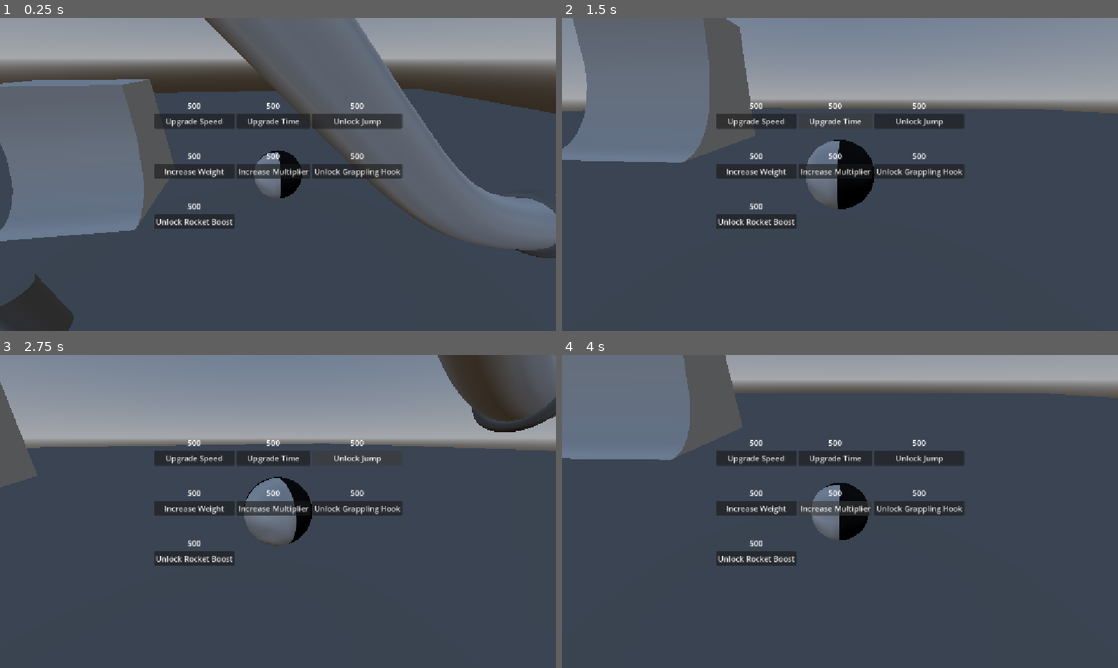
Above: before the commit, frames 1-4 (two rows, left to right).
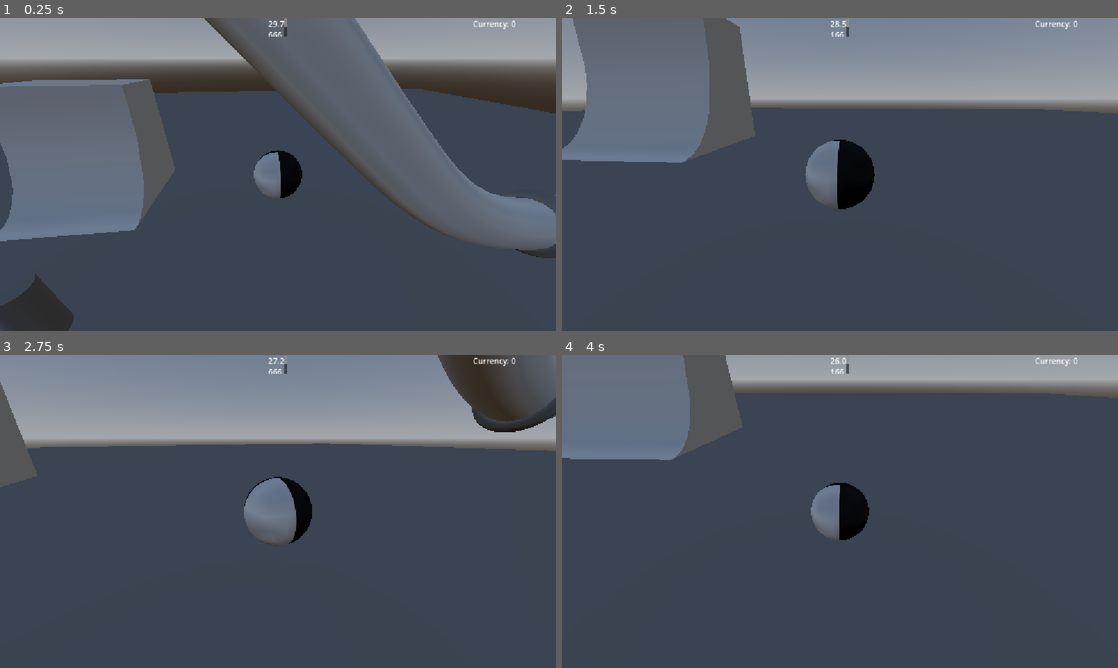
Above: after the commit, the same moments.

Repository: ThomasBestvina/SqueakAndDestroy
Game: Godot game, scene res://scenes/world.tscn
Two runs of this game, one before a commit and one after it. Both use one fixed random seed, a clock stepped at 60 frames per second and the inputs below.
Inputs (mouse positions are in pixels of both pictures, inside the frame that each line leads up to):
- Up to frame 1 (0.25 s): no input
- Up to frame 2 (1.5 s): click (756, 121) at 0.5 s, where only the run before the commit has a clickable "Upgrade Speed"; click (834, 121) at 1.25 s, where only the run before the commit has a clickable "Upgrade Time"
- Up to frame 3 (2.75 s): click (355, 458) at 2 s, where only the run before the commit has a clickable "Unlock Jump"
- Up to frame 4 (4 s): click (756, 508) at 2.75 s, where only the run before the commit has a clickable "Increase Weight"; click (834, 508) at 3.5 s, where only the run before the commit has a clickable "Increase Multiplier"

The runs differ from the first frame. In frame 1, 4.7% of the frame differs, in the area x 27-93%, y 0-68%; in frame 2, 4.1%; in frame 3, 4.0%; in frame 4, 4.6%.

Commit message:
shop works, fixed some saving and loading garbage

Diff:
--- a/objects/shop.tscn
+++ b/objects/shop.tscn
@@ -17,124 +17,139 @@
 grow_vertical = 2
 script = ExtResource("1_3ul6j")
 
-[node name="GridContainer" type="GridContainer" parent="." unique_id=747385778]
-custom_minimum_size = Vector2(500, 300)
+[node name="VBoxContainer" type="VBoxContainer" parent="." unique_id=1724639772]
 layout_mode = 1
 anchors_preset = 8
 anchor_left = 0.5
 anchor_top = 0.5
 anchor_right = 0.5
 anchor_bottom = 0.5
-offset_left = -20.0
-offset_top = -20.0
-offset_right = 20.0
-offset_bottom = 20.0
+offset_left = -257.5
+offset_top = -171.5
+offset_right = 257.5
+offset_bottom = 171.5
 grow_horizontal = 2
 grow_vertical = 2
+
+[node name="GridContainer" type="GridContainer" parent="VBoxContainer" unique_id=747385778]
+custom_minimum_size = Vector2(500, 300)
+layout_mode = 2
 columns = 3
 
-[node name="Speed" type="VBoxContainer" parent="GridContainer" unique_id=389291012]
+[node name="Speed" type="VBoxContainer" parent="VBoxContainer/GridContainer" unique_id=389291012]
+unique_name_in_owner = true
 custom_minimum_size = Vector2(0, 100)
 layout_mode = 2
 
-[node name="RichTextLabel" type="RichTextLabel" parent="GridContainer/Speed" unique_id=1998791480]
+[node name="RichTextLabel" type="RichTextLabel" parent="VBoxContainer/GridContainer/Speed" unique_id=1998791480]
 custom_minimum_size = Vector2(0, 23.245)
 layout_mode = 2
 text = "500"
 horizontal_alignment = 1
 
-[node name="SpeedUp" type="Button" parent="GridContainer/Speed" unique_id=1846735437]
+[node name="SpeedUp" type="Button" parent="VBoxContainer/GridContainer/Speed" unique_id=1846735437]
 layout_mode = 2
 text = "Upgrade Speed"
 
-[node name="Time" type="VBoxContainer" parent="GridContainer" unique_id=1198413831]
+[node name="Time" type="VBoxContainer" parent="VBoxContainer/GridContainer" unique_id=1198413831]
+unique_name_in_owner = true
 custom_minimum_size = Vector2(0, 100)
 layout_mode = 2
 
-[node name="RichTextLabel" type="RichTextLabel" parent="GridContainer/Time" unique_id=529266092]
+[node name="RichTextLabel" type="RichTextLabel" parent="VBoxContainer/GridContainer/Time" unique_id=529266092]
 custom_minimum_size = Vector2(0, 23.245)
 layout_mode = 2
 text = "500"
 horizontal_alignment = 1
 
-[node name="TimeUp" type="Button" parent="GridContainer/Time" unique_id=413477152]
+[node name="TimeUp" type="Button" parent="VBoxContainer/GridContainer/Time" unique_id=413477152]
 layout_mode = 2
 text = "Upgrade Time"
 
-[node name="Jump" type="VBoxContainer" parent="GridContainer" unique_id=1870005659]
+[node name="Jump" type="VBoxContainer" parent="VBoxContainer/GridContainer" unique_id=1870005659]
+unique_name_in_owner = true
 custom_minimum_size = Vector2(0, 100)
 layout_mode = 2
 
-[node name="RichTextLabel" type="RichTextLabel" parent="GridContainer/Jump" unique_id=206496430]
+[node name="RichTextLabel" type="RichTextLabel" parent="VBoxContainer/GridContainer/Jump" unique_id=206496430]
 custom_minimum_size = Vector2(0, 23.245)
 layout_mode = 2
 text = "500"
 horizontal_alignment = 1
 
-[node name="JumpUp" type="Button" parent="GridContainer/Jump" unique_id=1504625117]
+[node name="JumpUp" type="Button" parent="VBoxContainer/GridContainer/Jump" unique_id=1504625117]
 layout_mode = 2
 text = "Unlock Jump"
 
-[node name="Weight" type="VBoxContainer" parent="GridContainer" unique_id=2145435628]
+[node name="Weight" type="VBoxContainer" parent="VBoxContainer/GridContainer" unique_id=2145435628]
+unique_name_in_owner = true
 custom_minimum_size = Vector2(0, 100)
 layout_mode = 2
 
-[node name="RichTextLabel" type="RichTextLabel" parent="GridContainer/Weight" unique_id=1549781165]
+[node name="RichTextLabel" type="RichTextLabel" parent="VBoxContainer/GridContainer/Weight" unique_id=1549781165]
 custom_minimum_size = Vector2(0, 23.245)
 layout_mode = 2
 text = "500"
 horizontal_alignment = 1
 
-[node name="WeightUp" type="Button" parent="GridContainer/Weight" unique_id=1972279115]
+[node name="WeightUp" type="Button" parent="VBoxContainer/GridContainer/Weight" unique_id=1972279115]
 layout_mode = 2
 text = "Increase Weight"
 
-[node name="Multiplier" type="VBoxContainer" parent="GridContainer" unique_id=1237161505]
+[node name="Multiplier" type="VBoxContainer" parent="VBoxContainer/GridContainer" unique_id=1237161505]
+unique_name_in_owner = true
 custom_minimum_size = Vector2(0, 100)
 layout_mode = 2
 
-[node name="RichTextLabel" type="RichTextLabel" parent="GridContainer/Multiplier" unique_id=1874922025]
+[node name="RichTextLabel" type="RichTextLabel" parent="VBoxContainer/GridContainer/Multiplier" unique_id=1874922025]
 custom_minimum_size = Vector2(0, 23.245)
 layout_mode = 2
 text = "500"
 horizontal_alignment = 1
 
-[node name="MultiplierUp" type="Button" parent="GridContainer/Multiplier" unique_id=234967569]
+[node name="MultiplierUp" type="Button" parent="VBoxContainer/GridContainer/Multiplier" unique_id=234967569]
 layout_mode = 2
 text = "Increase Multiplier"
 
-[node name="GrapplingHook" type="VBoxContainer" parent="GridContainer" unique_id=909777704]
+[node name="GrapplingHook" type="VBoxContainer" parent="VBoxContainer/GridContainer" unique_id=909777704]
+unique_name_in_owner = true
 custom_minimum_size = Vector2(0, 100)
 layout_mode = 2
 
-[node name="RichTextLabel" type="RichTextLabel" parent="GridContainer/GrapplingHook" unique_id=1734069112]
+[node name="RichTextLabel" type="RichTextLabel" parent="VBoxContainer/GridContainer/GrapplingHook" unique_id=1734069112]
 custom_minimum_size = Vector2(0, 23.245)
 layout_mode = 2
 text = "500"
 horizontal_alignment = 1
 
-[node name="GrappleUp" type="Button" parent="GridContainer/GrapplingHook" unique_id=744640995]
+[node name="GrappleUp" type="Button" parent="VBoxContainer/GridContainer/GrapplingHook" unique_id=744640995]
 layout_mode = 2
 text = "Unlock Grappling Hook"
 
-[node name="RocketBoost" type="VBoxContainer" parent="GridContainer" unique_id=1350147716]
+[node name="RocketBoost" type="VBoxContainer" parent="VBoxContainer/GridContainer" unique_id=1350147716]
+unique_name_in_owner = true
 custom_minimum_size = Vector2(0, 100)
 layout_mode = 2
 
-[node name="RichTextLabel" type="RichTextLabel" parent="GridContainer/RocketBoost" unique_id=1664802954]
+[node name="RichTextLabel" type="RichTextLabel" parent="VBoxContainer/GridContainer/RocketBoost" unique_id=1664802954]
 custom_minimum_size = Vector2(0, 23.245)
 layout_mode = 2
 text = "500"
 horizontal_alignment = 1
 
-[node name="RocketUp" type="Button" parent="GridContainer/RocketBoost" unique_id=1111862376]
+[node name="RocketUp" type="Button" parent="VBoxContainer/GridContainer/RocketBoost" unique_id=1111862376]
 layout_mode = 2
 text = "Unlock Rocket Boost
 "
 
-[connection signal="pressed" from="GridContainer/Speed/SpeedUp" to="." method="_on_speed_up_pressed"]
-[connection signal="pressed" from="GridContainer/Time/TimeUp" to="." method="_on_time_up_pressed"]
-[connection signal="pressed" from="GridContainer/Weight/WeightUp" to="." method="_on_weight_up_pressed"]
-[connection signal="pressed" from="GridContainer/Multiplier/MultiplierUp" to="." method="_on_multiplier_up_pressed"]
-[connection signal="pressed" from="GridContainer/GrapplingHook/GrappleUp" to="." method="_on_grapple_up_pressed"]
-[connection signal="pressed" from="GridContainer/RocketBoost/RocketUp" to="." method="_on_rocket_up_pressed"]
+[node name="Button" type="Button" parent="VBoxContainer" unique_id=230734726]
+layout_mode = 2
+text = "Done"
+
+[connection signal="pressed" from="VBoxContainer/GridContainer/Speed/SpeedUp" to="." method="_on_speed_up_pressed"]
+[connection signal="pressed" from="VBoxContainer/GridContainer/Time/TimeUp" to="." method="_on_time_up_pressed"]
+[connection signal="pressed" from="VBoxContainer/GridContainer/Weight/WeightUp" to="." method="_on_weight_up_pressed"]
+[connection signal="pressed" from="VBoxContainer/GridContainer/Multiplier/MultiplierUp" to="." method="_on_multiplier_up_pressed"]
+[connection signal="pressed" from="VBoxContainer/GridContainer/GrapplingHook/GrappleUp" to="." method="_on_grapple_up_pressed"]
+[connection signal="pressed" from="VBoxContainer/GridContainer/RocketBoost/RocketUp" to="." method="_on_rocket_up_pressed"]
+[connection signal="pressed" from="VBoxContainer/Button" to="." method="_on_button_pressed"]
--- a/scripts/global_state.gd
+++ b/scripts/global_state.gd
@@ -11,8 +11,6 @@
 	"boost": 0
 }
 
-func _ready() -> void:
-	save_game()
 
 func save_game():
 	StoatStash.save_data(state, "hamsterballawesomesave.dat")
--- a/scripts/shop.gd
+++ b/scripts/shop.gd
@@ -14,7 +14,16 @@
 
 enum UpgradeType {SPEED,TIME,JUMP,WEIGHT,MULTIPLIER,GRAPPLE,BOOST}
 
-func cost_calculator(type: UpgradeType):
+func init():
+	%Speed/RichTextLabel.text = str(cost_calculator(UpgradeType.SPEED))
+	%Time/RichTextLabel.text = str(cost_calculator(UpgradeType.TIME))
+	%Jump/RichTextLabel.text = str(cost_calculator(UpgradeType.JUMP))
+	%Weight/RichTextLabel.text = str(cost_calculator(UpgradeType.WEIGHT))
+	%Multiplier/RichTextLabel.text = str(cost_calculator(UpgradeType.MULTIPLIER))
+	%GrapplingHook/RichTextLabel.text = str(cost_calculator(UpgradeType.GRAPPLE))
+	%RocketBoost/RichTextLabel.text = str(cost_calculator(UpgradeType.BOOST))
+
+func cost_calculator(type: UpgradeType) -> int:
 	match type:
 		UpgradeType.SPEED:
 			return pow(7, GlobalState.state["speed"] + 1)
@@ -33,25 +42,76 @@
 		_:
 			return 0
 
+func upgrade_number(type: UpgradeType): # no return promise, as we may return a float or int
+	match type:
+		UpgradeType.SPEED:
+			return 1
+		UpgradeType.TIME:
+			return 10
+		UpgradeType.JUMP:
+			return 2
+		UpgradeType.WEIGHT:
+			return 0.2
+		UpgradeType.MULTIPLIER:
+			return 1
+		UpgradeType.GRAPPLE:
+			return 1
+		UpgradeType.BOOST:
+			return 1
+		_:
+			return 0
+
+func type_to_string(type: UpgradeType) -> String:
+	match type:
+		UpgradeType.SPEED:
+			return "speed"
+		UpgradeType.TIME:
+			return "time"
+		UpgradeType.JUMP:
+			return "jump"
+		UpgradeType.WEIGHT:
+			return "weight"
+		UpgradeType.MULTIPLIER:
+			return "multiplier"
+		UpgradeType.GRAPPLE:
+			return "grapple"
+		UpgradeType.BOOST:
+			return "boost"
+		_:
+			return ""
+
+
 func _on_speed_up_pressed() -> void:
-	pass # Replace with function body.
+	buy(UpgradeType.SPEED, %Speed/RichTextLabel)
 
 
 func _on_time_up_pressed() -> void:
-	pass # Replace with function body.
+	buy(UpgradeType.TIME, %Time/RichTextLabel)
 
 
 func _on_weight_up_pressed() -> void:
-	pass # Replace with function body.
+	buy(UpgradeType.WEIGHT, %Jump/RichTextLabel)
 
 
 func _on_multiplier_up_pressed() -> void:
-	pass # Replace with function body.
+	buy(UpgradeType.JUMP, %Weight/RichTextLabel)
 
 
 func _on_grapple_up_pressed() -> void:
-	pass # Replace with function body.
+	buy(UpgradeType.GRAPPLE, %Multiplier/RichTextLabel)
 
 
 func _on_rocket_up_pressed() -> void:
-	pass # Replace with function body.
+	buy(UpgradeType.BOOST, %RocketBoost/RichTextLabel)
+
+func buy(thing: UpgradeType, textEdit: RichTextLabel):
+	var cost: int = cost_calculator(thing)
+	if(GlobalState.state["currency"] >= cost):
+		GlobalState.state["currency"] -= cost
+		GlobalState.state[type_to_string(thing)] += upgrade_number(thing)
+		textEdit.text = str(cost_calculator(thing))
+		GlobalState.save_game()
+
+
+func _on_button_pressed() -> void:
+	get_tree().reload_current_scene()
--- a/scripts/ui.gd
+++ b/scripts/ui.gd
@@ -3,12 +3,12 @@
 func _process(delta: float) -> void:
 	if(Input.is_action_just_pressed("pause")):
 		get_tree().paused = !get_tree().paused
-	if(get_tree().paused):
+	if(get_tree().paused or $Shop.visible):
 		Input.set_mouse_mode(Input.MOUSE_MODE_VISIBLE)
 	else:
 		Input.set_mouse_mode(Input.MOUSE_MODE_CAPTURED)
 	$Pause.visible = get_tree().paused
-	$Gui/Score.text = "Score: " + str(get_parent().score)
+	$Gui/Score.text = "Currency: " + str(GlobalState.state["currency"])
 	$Gui/Timer.text = str($"../GameTimer".time_left)
 
 func _on_resume_pressed() -> void:
--- a/scripts/world.gd
+++ b/scripts/world.gd
@@ -1,6 +1,5 @@
 extends Node3D
 
-var score: int = 0
 
 @export var shop_position_node: Marker3D
 @export var hamster_ball: RigidBody3D
@@ -10,6 +9,12 @@
 
 @export var transport_speed: float = 1.0
 func _ready() -> void:
+	GlobalState.load_game() # We want to do this every time the scene loads because it is assumed all progress gets saved as soon as there is a change, thus what is on the disk is correct
+	print(OS.get_data_dir())
+	$UI/Shop.hide()
+	$UI/Shop.init()
+	$UI/Gui.show()
+
 	for i in $ScoringObjects.get_children():
 		if(i is ObjectiveObject):
 			StoatStash.safe_signal_connect(i.points_scored, add_points)
@@ -17,17 +22,21 @@
 
 
 func add_points(points: int):
-	score += points
+	GlobalState.state["currency"] += points
 
 
 func _physics_process(delta: float) -> void:
 	# transport procedure
 	if transporting_back:
 		hamster_ball.transform = hamster_ball.transform.interpolate_with(shop_position_node.transform, delta * transport_speed)
-		if(hamster_ball.transform.is_equal_approx(shop_position_node.transform)):
+		if(hamster_ball.position.distance_to(shop_position_node.position) <= 0.1):
+			$UI/Shop.show()
+			$UI/Gui.hide()
 			transporting_back = false
 
 func _on_game_timer_timeout() -> void:
 	# We need to do some kind of procedure for transporting the hamster ball to the cage..
 	hamster_ball.freeze = true
 	transporting_back = true
+
+	GlobalState.save_game()
